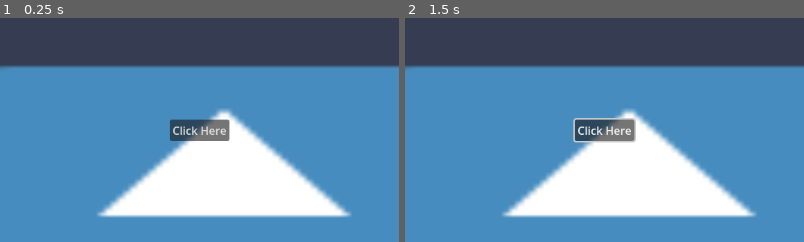
Above: before the commit, frames 1-2 (left to right).
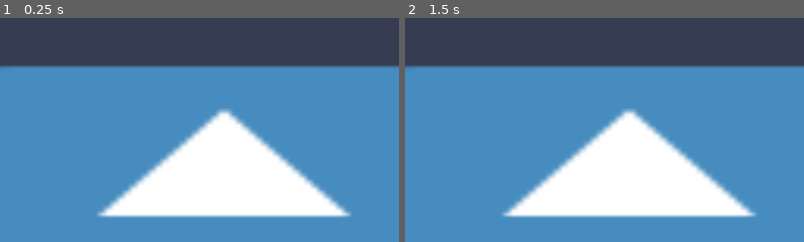
Above: after the commit, the same moments.

Repository: Ron-Sungcang/GameJam2026
Game: Godot game, scene res://scenes/combat_scene.tscn
Same seed, same stepped clock (60 frames per second), same inputs: the game is played once before the commit and once after it. The engine's default icon, where the game draws it, is replaced by a stand-in: a white triangle on a blue panel in a dark square.
Inputs (mouse positions are % of the whole screen's width and height, from its top left):
- Up to frame 1 (0.25 s): no input
- Up to frame 2 (1.5 s): click (47, 33) at 0.5 s, where only the run before the commit has a clickable "Click Here"; click (50, 98) at 1.27 s
The pictures show only the part of the screen within x 22-72%, y 8-58%; the shares and areas given below are measured in that part.

The runs differ from the first frame. In frame 1, 1.5% of the frame differs, in the area x 42-58%, y 45-55%; in frame 2, 1.7%, in the area x 42-58%, y 44-56%.

Commit message:
Setting up combat scene, while working on sample units

Diff:
--- a/scenes/combat_scene.tscn
+++ b/scenes/combat_scene.tscn
@@ -1,10 +1,17 @@
-[gd_scene load_steps=3 format=3 uid="uid://lgs726avph8e"]
+[gd_scene load_steps=5 format=3 uid="uid://lgs726avph8e"]
 
 [ext_resource type="Texture2D" uid="uid://bumh5if4xovdf" path="res://assets/icon.svg" id="1_ik0t7"]
 [ext_resource type="Script" uid="uid://bd76oq76w1sbf" path="res://scripts/combat/combat_manager.gd" id="1_ofoda"]
+[ext_resource type="Script" uid="uid://oo3drra7r1fn" path="res://scripts/combat/combat_ui/combat_ui.gd" id="3_m17q1"]
 
-[node name="CombatScene" type="Node2D"]
+[sub_resource type="StyleBoxTexture" id="StyleBoxTexture_ofoda"]
+texture = ExtResource("1_ik0t7")
+texture_margin_left = 1071.0
+texture_margin_top = 101.0
+
+[node name="CombatScene" type="Node2D" node_paths=PackedStringArray("ui")]
 script = ExtResource("1_ofoda")
+ui = NodePath("CombatUI/CombatControl")
 
 [node name="Background" type="TextureRect" parent="."]
 z_index = -2
@@ -15,16 +22,38 @@
 
 [node name="CombatUI" type="CanvasLayer" parent="."]
 
-[node name="CombatControl" type="Control" parent="CombatUI"]
+[node name="CombatControl" type="Control" parent="CombatUI" node_paths=PackedStringArray("user_ui", "action_button")]
 layout_mode = 3
-anchors_preset = 0
-offset_right = 40.0
-offset_bottom = 40.0
+anchors_preset = 15
+anchor_right = 1.0
+anchor_bottom = 1.0
+grow_horizontal = 2
+grow_vertical = 2
+script = ExtResource("3_m17q1")
+user_ui = NodePath("UserUI")
+action_button = NodePath("UserUI/TestButton")
 
-[node name="TestButton" type="Button" parent="CombatUI/CombatControl"]
+[node name="CombatButton" type="TextureButton" parent="CombatUI/CombatControl"]
 layout_mode = 0
-offset_left = 500.0
-offset_top = 200.0
-offset_right = 586.0
-offset_bottom = 231.0
+offset_left = 533.0
+offset_top = 617.0
+offset_right = 619.0
+offset_bottom = 648.0
+
+[node name="UserUI" type="PanelContainer" parent="CombatUI/CombatControl"]
+layout_mode = 1
+anchors_preset = 7
+anchor_left = 0.5
+anchor_top = 1.0
+anchor_right = 0.5
+anchor_bottom = 1.0
+offset_left = -43.0
+offset_top = -31.0
+offset_right = 43.0
+grow_horizontal = 2
+grow_vertical = 0
+theme_override_styles/panel = SubResource("StyleBoxTexture_ofoda")
+
+[node name="TestButton" type="Button" parent="CombatUI/CombatControl/UserUI"]
+layout_mode = 2
 text = "Click Here"
--- a/scripts/combat/combat_manager.gd
+++ b/scripts/combat/combat_manager.gd
@@ -10,6 +10,8 @@
 }
 
 var curr_state: CombatState
+
+@export var ui: combat_ui
 
 # Called when the node enters the scene tree for the first time.
 func _ready() -> void:
@@ -32,6 +34,7 @@
 		CombatState.ENEMY_INPUTS:
 			enemy_inputs()
 		CombatState.PLAYER_INPUTS:
+			ui.enable_user_ui()
 			player_inputs()
 		CombatState.ACTION:
 			action()
@@ -39,9 +42,10 @@
 			end_turn()
 
 func enter_combat() -> void:
+	ui.disable_user_ui()
 	print("Entering combat")
 
-	#TODO: Actions when entering combat, such as getting units involved in combat
+	#TODO: Actions when entering combat, getting stage info such as units involved in combat
 
 	change_state(CombatState.START_COMBAT)
 
--- /dev/null
+++ b/scripts/combat/combat_ui/combat_ui.gd
@@ -0,0 +1,24 @@
+extends Node
+
+class_name combat_ui
+
+@export var user_ui: PanelContainer
+@export var action_button: Button #Normal button for testing, change to texture button later
+
+# Called when the node enters the scene tree for the first time.
+func _ready() -> void:
+	pass # Replace with function body.
+
+
+# Called every frame. 'delta' is the elapsed time since the previous frame.
+#func _process(delta: float) -> void:
+#	pass
+
+func disable_user_ui() -> void:
+	user_ui.visible = false
+
+func enable_user_ui() -> void:
+	user_ui.visible = true
+
+func set_button_action(action: Callable) -> void:
+	action_button.pressed.connect(action)
--- /dev/null
+++ b/scripts/units/enemy/enemy_actions/enemy_action.gd
@@ -0,0 +1,12 @@
+extends Node
+
+class_name enemy_action
+
+# Called when the node enters the scene tree for the first time.
+func _ready() -> void:
+	pass # Replace with function body.
+
+
+# Called every frame. 'delta' is the elapsed time since the previous frame.
+func _process(delta: float) -> void:
+	pass
--- /dev/null
+++ b/scripts/units/enemy/enemy_actions/enemy_action_res.gd
@@ -0,0 +1,6 @@
+extends Resource
+
+class_name enemy_action_res
+
+@export var description: String
+@export var action_image: Texture2D
--- /dev/null
+++ b/scripts/units/enemy/enemy_res.gd
@@ -0,0 +1,5 @@
+extends unit_res
+
+class_name enemy_res
+
+@export var actions: Array[enemy_action_res]
--- /dev/null
+++ b/scripts/units/unit_manager.gd
@@ -0,0 +1,14 @@
+extends Node
+
+#Array of units
+
+
+
+# Called when the node enters the scene tree for the first time.
+func _ready() -> void:
+	pass # Replace with function body.
+
+
+# Called every frame. 'delta' is the elapsed time since the previous frame.
+#func _process(delta: float) -> void:
+#	pass
--- /dev/null
+++ b/scripts/units/unit_res.gd
@@ -0,0 +1,12 @@
+extends Resource
+
+class_name unit_res
+
+@export var unit_name: String
+@export var max_hp: int
+@export var unit_attack: int
+@export var unit_min_speed: int
+@export var unit_max_speed: int
+
+@export var unit_scene: PackedScene
+@export var unit_sprite: Texture2D
Not shown, added: scripts/combat/combat_ui/combat_ui.gd.uid
Not shown, added: scripts/units/enemy/enemy_actions/enemy_action.gd.uid
Not shown, added: scripts/units/enemy/enemy_actions/enemy_action_res.gd.uid
Not shown, added: scripts/units/enemy/enemy_res.gd.uid
Not shown, added: scripts/units/unit_manager.gd.uid
Not shown, added: scripts/units/unit_res.gd.uid
